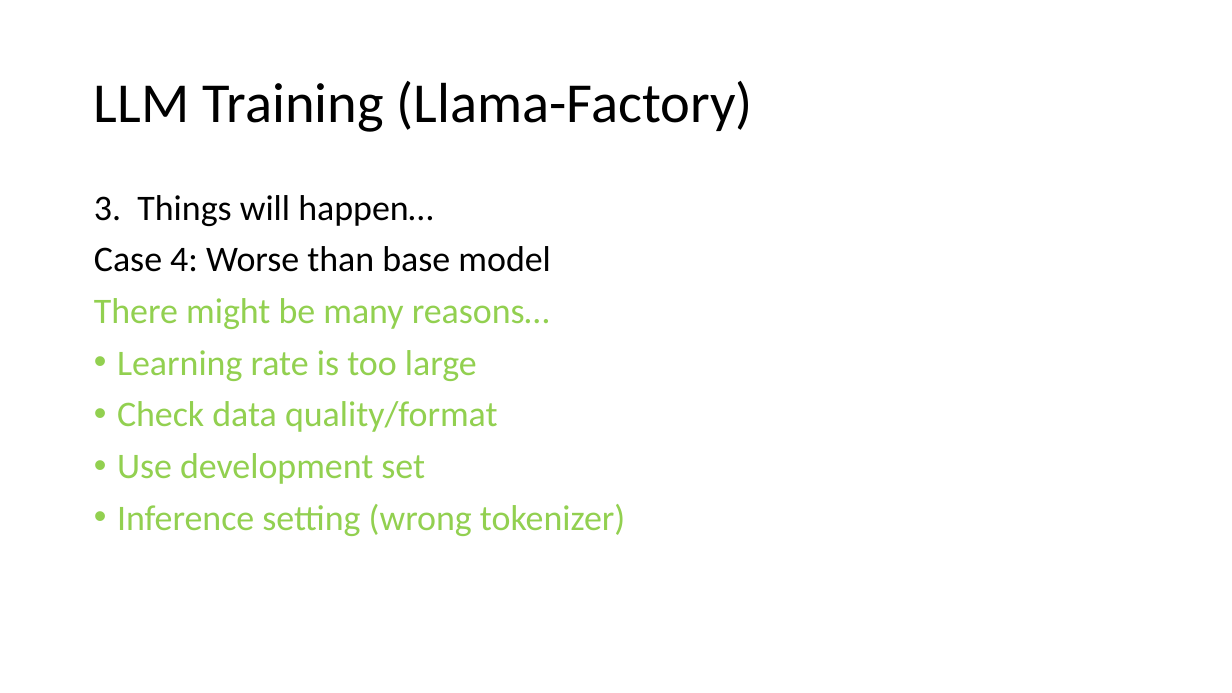
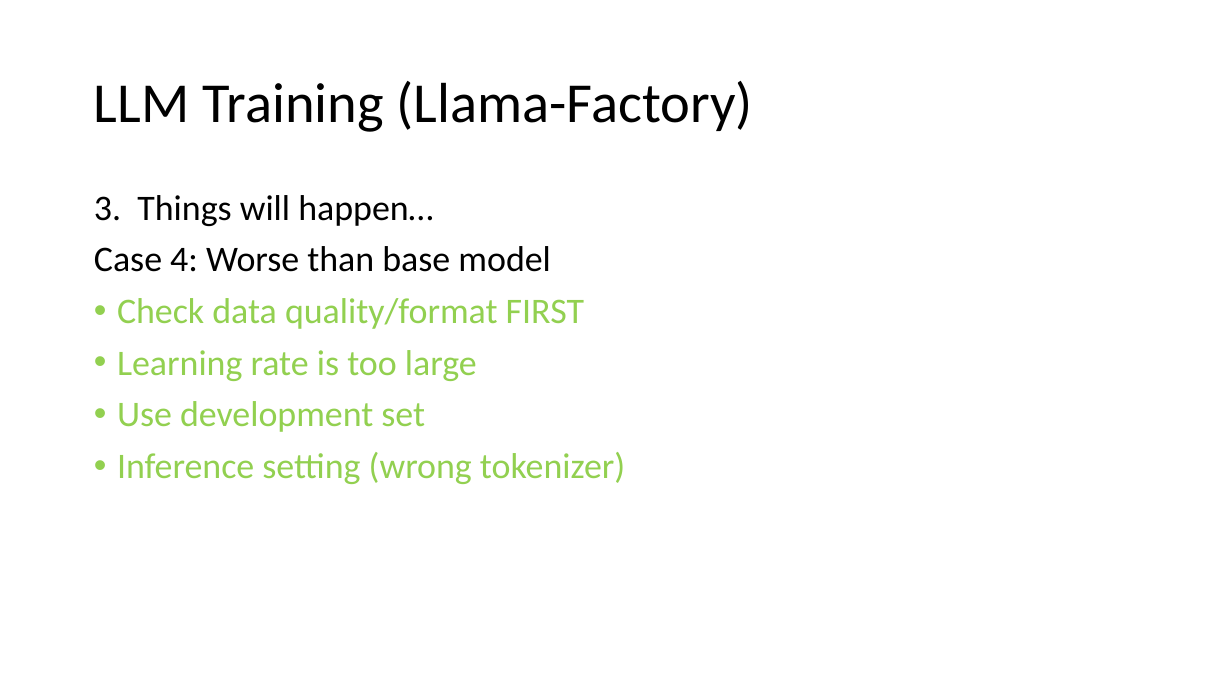
Before and after one commit to Chord-Chen-30/ShanghaiTech-NLP-Lecture-S26, a slide deck: slide 22 of llm_engineering.pptx (slide 21 before the commit). Drawn at 1232x693 pixels with LibreOffice and Linux fonts; fonts in the diff are those of the drawing. Boxes give left, top, right and bottom in pixels: in the first picture for what was removed or moved away, otherwise in the second. Text is boxed around its words. In the diff, an @@ line names an element or a change of style, - is before the commit and + after.

```diff
--- a/llm_engineering.pptx
+++ b/llm_engineering.pptx
@@ text at <box>117,298,584,329</box>: text changed @@
-There might be many reasons…
+• Check data quality/format FIRST
@@ text at <box>117,401,498,432</box>: paragraph removed @@
-• Check data quality/format
```
Also in this commit, not shown: 17 other slides changed, 1 slide added.
